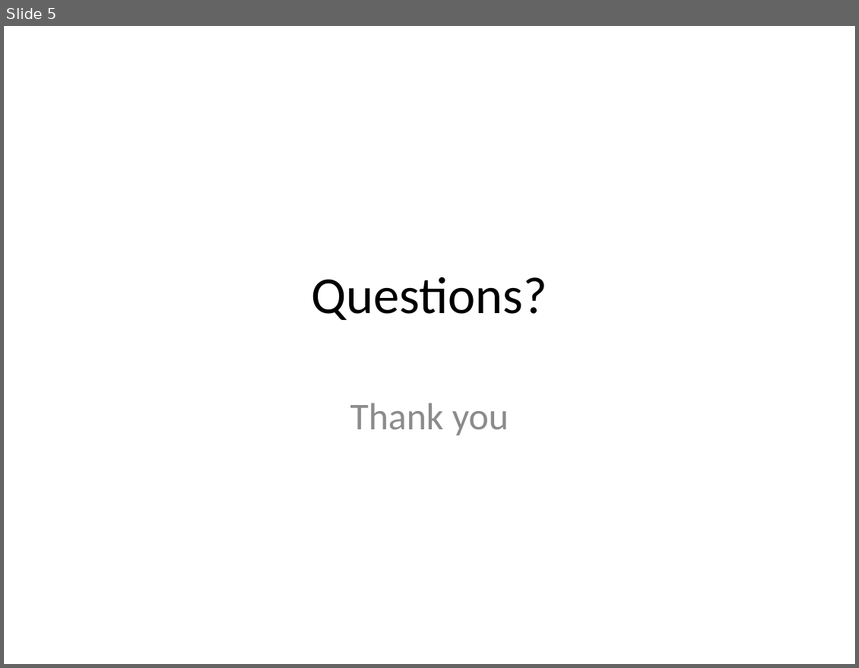
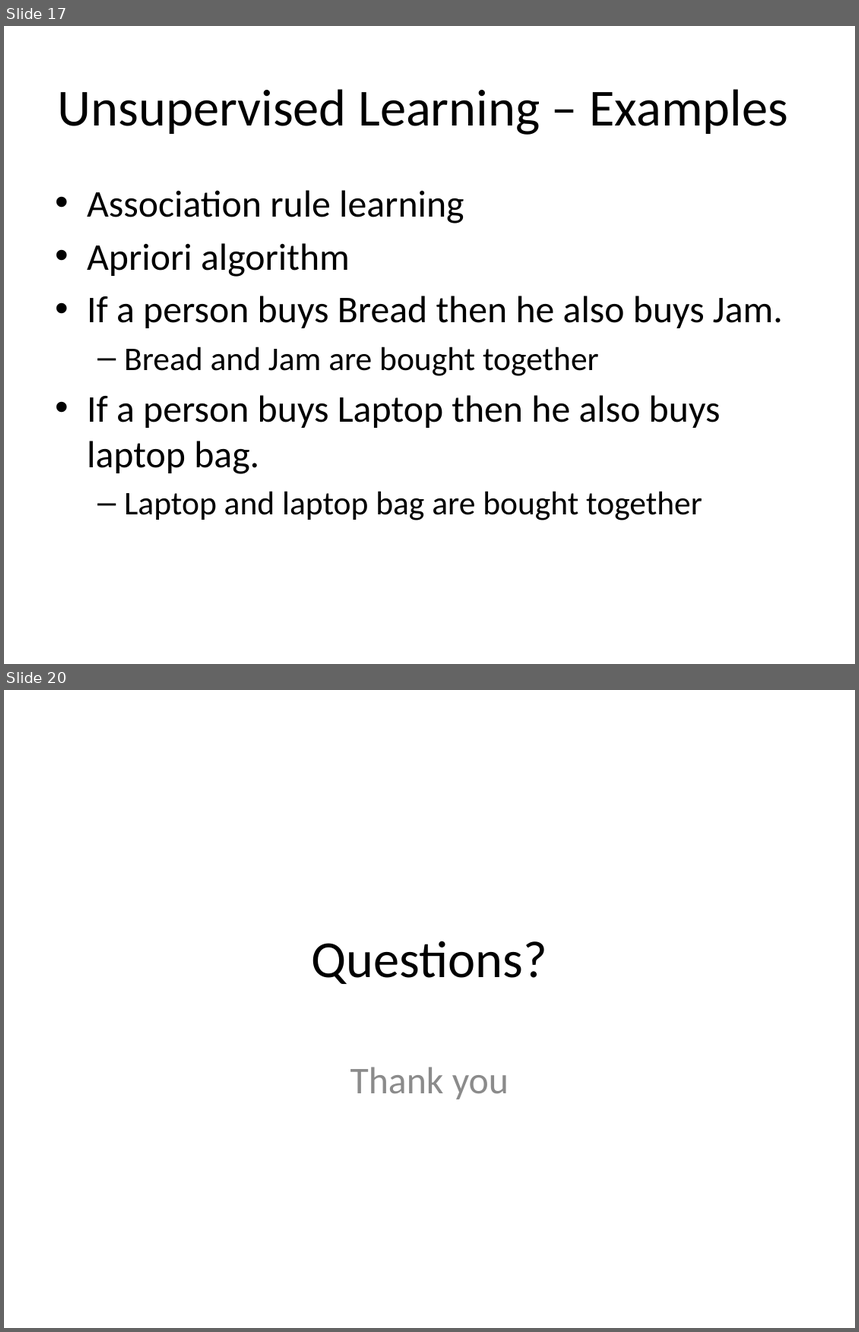
Before and after one commit to look4pritam/ArtificialIntelligence, a slide deck: presentations/AI/ArtificialIntelligence.pptx. Shown one above the other, each under a label of ours: slide 5 before the commit, slides 17 and 20 after it; the slides between them are not shown. The pictures are 859x668 and 859x1332 pixels, drawn with LibreOffice and Linux fonts; fonts in the diff are those of the drawing. Boxes give left, top, right and bottom in pixels: in the first picture for what was removed or moved away, otherwise in the second. Text is boxed around its words. In the diff, an @@ line names an element or a change of style, - is before the commit and + after.

```diff
--- a/presentations/AI/ArtificialIntelligence.pptx
+++ b/presentations/AI/ArtificialIntelligence.pptx
@@ slide 17 added at (4, 26, 855, 664), background #FFFFFF @@
@@ title added at (58, 89, 788, 135), 44 pt, text #000000 @@
+Unsupervised Learning – Examples
@@ text added at (87, 190, 783, 521), 32 pt, text #000000 @@
+• Association rule learning
+• Apriori algorithm
+• If a person buys Bread then he also buys Jam.
+  – Bread and Jam are bought together
+• If a person buys Laptop then he also buys laptop bag.
+  – Laptop and laptop bag are bought together
@@ what was slide 5 is now slide 20 @@
```
Also in this commit, not shown: 2 slides changed, 14 other slides added.
